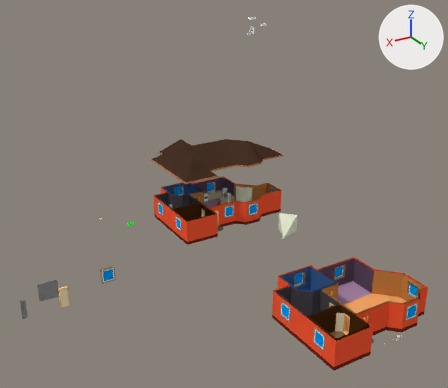
The Blender file Assets/Models/house[IMPORTER]/house_master.blend as it was, and as the next commit left it.
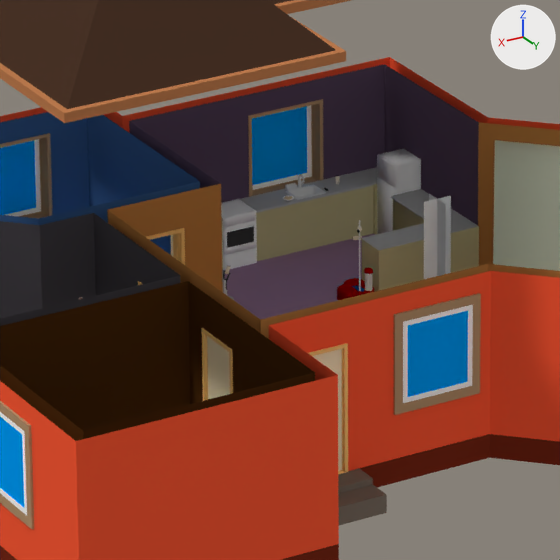
The first picture shows the older version from a 50 mm lens placed at (36.5, 64.4, 34.8), pointed at (5.6, 12.8, 9.0). The close-ups show both versions on the part from 40% to 54% of the width and 44% to 61% of the height of that picture; other places that the commit changed are outside them. Every picture has the same lights, and +X, +Y and +Z are marked at upper right.

Objects in the first close-up: 'Plane.024', 'counters', 'fridge', 'fridge_hatch_02', 'house', 'house_roof', 'oven', 'oven_hatch', 'projektor'.
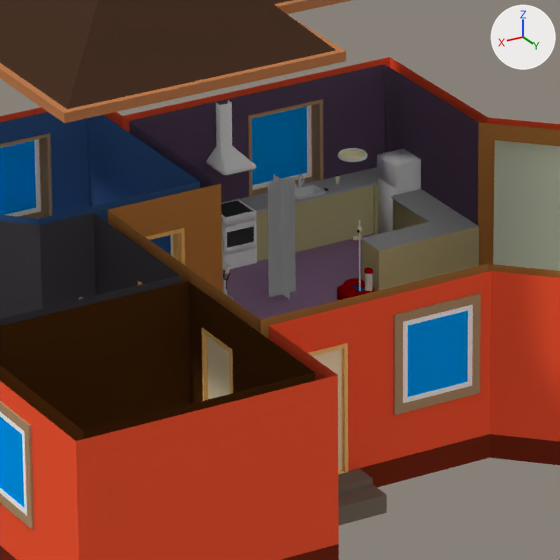
Where the change shows, as pixel boxes [x1, y1, x2, y2] in the close-ups (560 x 560 px; the box of a moved part takes in the faces that stretch with it):
'Plane.024', moved
    before: [424, 194, 451, 279]
    after: [268, 174, 296, 299]
'oven', reshaped, moved
    before: [221, 199, 257, 270]
    after: [206, 100, 257, 270]
'lamp_01', added
    after: [338, 148, 367, 162]
    faces in mat_tub_ref (its picture is missing): [338, 148, 367, 162]
    faces in mat_lamp_02_material (beige #fff6be): [340, 151, 366, 162]
part 1 of me_oven, added
    after: [206, 100, 256, 175]
part 2 of me_oven, moved or reshaped
    both: [221, 199, 257, 270]
'projector_cone', unchanged, uncovered by the edit
    after: [493, 140, 560, 271]
'projektor', unchanged, covered by the edit
    before: [493, 140, 560, 271]

The change, as a list of edits to the scene's bpy script:
```text
Add mat_blulb_01_material:
    mat_blulb_01_material = diffuse_material('blulb_01_material')
    mat_blulb_01_material.base_color = (0.102, 0.102, 0.102)  # dark grey #5a5a5a
Add mat_lamp_02_material:
    mat_lamp_02_material = diffuse_material('lamp_02_material')
    mat_lamp_02_material.base_color = (1.0, 0.918, 0.513)  # beige #fff6be
Change me_oven:
    used by ob_oven; location = (-1.8, -4.88, 0.0)
    remove me_oven.from_pydata(...)  # 84 vertices, 78 faces; spans x -0.3..0.3, y 0.0..0.59, z 0.0..0.92
    add me_oven.from_pydata(...)  # 702 vertices, 734 faces; spans x -0.3..0.3, y -0.305..0.314, z 0.0..2.71
    me_oven part 1: 618 vertices added at x -0.3..0.3, y -0.276..0.314, z 1.678..2.71
    me_oven part 2: 84 vertices removed from x -0.3..0.3, y 0.0..0.59, z 0.0..0.92; 84 vertices added at x -0.3..0.3, y -0.305..0.285, z 0.0..0.92
    add me_oven.materials.append(mat_blulb_01_material)  # dark grey #5a5a5a
    add me_oven.materials.append(mat_glass_01_material)  # white #e5e5e5
Add me_lamp_01:
    me_lamp_01.from_pydata(...)  # 145 vertices, 144 faces; spans x -0.235..0.235, y -0.235..0.235, z -0.079..0.0
    me_lamp_01.polygons.foreach_set('use_smooth', [True] * 144)
    # faces by material slot: [80, 64]
    me_lamp_01.materials.append(mat_tub_ref)  # its picture is missing
    me_lamp_01.materials.append(mat_lamp_02_material)  # beige #fff6be
Change ob_plane_024:
    ob_plane_024.location: (-3.56, -1.05, 0.0) -> (-1.83, -3.0, 0.0)
Change ob_oven:
    ob_oven.location: (-1.8, -4.88, 0.0) -> (-1.8, -4.58, 0.0)
Add ob_lamp_01:
    ob_lamp_01 = bpy.data.objects.new('lamp_01', me_lamp_01)
    ob_lamp_01.location = (-2.5, -1.88, 2.71)
    _m = ob_lamp_01.modifiers.new('EdgeSplit', 'EDGE_SPLIT')
    _m.split_angle = 3.142
```
